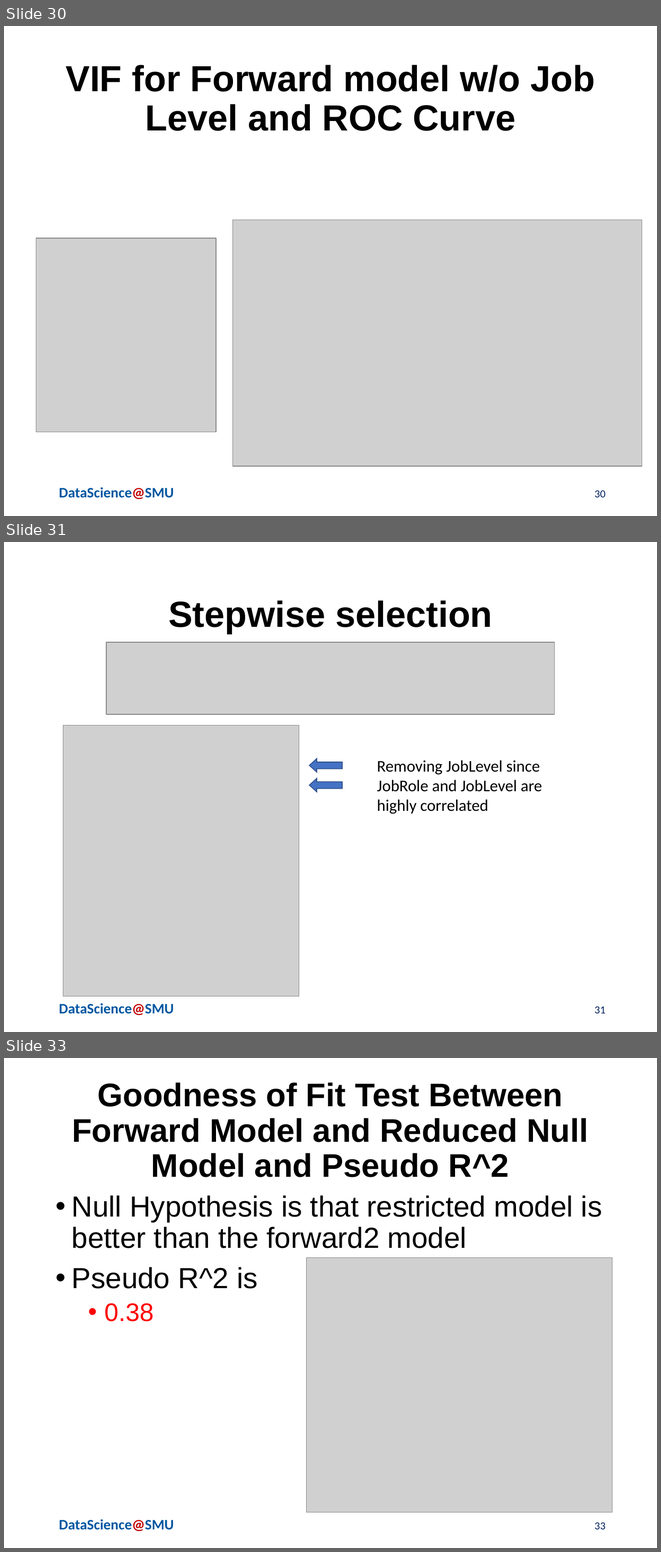
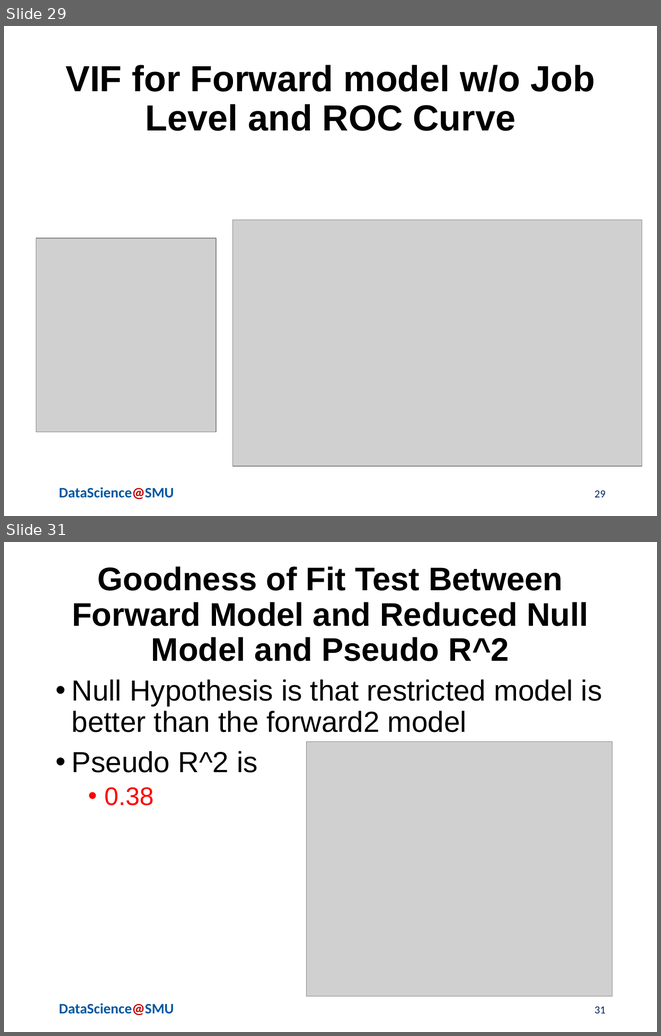
Before and after one commit to chaoshunh/SMU_MSDS, a slide deck: Doing_Data_Science/CaseStudy2/Reports/MSDSPresentation.pptx. Shown one above the other, each under a label of ours: slides 30, 31 and 33 before the commit, slides 29 and 31 after it; the slides between them are not shown. The pictures are 661x1552 and 661x1036 pixels, drawn with LibreOffice and Linux fonts; fonts in the diff are those of the drawing; grey boxes stand for pictures; background and template pictures are left out. Boxes give left, top, right and bottom in pixels: in the first picture for what was removed or moved away, otherwise in the second. Text is boxed around its words. In the diff, an @@ line names an element or a change of style, - is before the commit and + after.

```diff
--- a/Doing_Data_Science/CaseStudy2/Reports/MSDSPresentation.pptx
+++ b/Doing_Data_Science/CaseStudy2/Reports/MSDSPresentation.pptx
@@ slide 31 removed at (4, 542, 657, 1032), background #FFFFFF; not listed: 1 template element that a slide beside it also shows @@
@@ title removed at (168, 600, 492, 634) @@
-Stepwise selection
@@ picture removed at (106, 642, 555, 714) @@
@@ picture removed at (63, 725, 299, 996) @@
@@ right arrow removed at (310, 759, 342, 773) @@
@@ text removed at (377, 760, 542, 814) @@
-Removing JobLevel since JobRole and JobLevel are highly correlated
@@ right arrow removed at (310, 778, 342, 792) @@
@@ page number removed at (594, 1006, 606, 1013) @@
-31
@@ what was slide 30 is now slide 29 @@
@@ page number at (594, 490, 606, 497): text changed @@
-30
+29
@@ what was slide 33 is now slide 31 @@
@@ page number at (594, 1006, 606, 1013): text changed @@
-33
+31
```
Also in this commit, not shown: 4 slides changed, 1 other slide removed.
